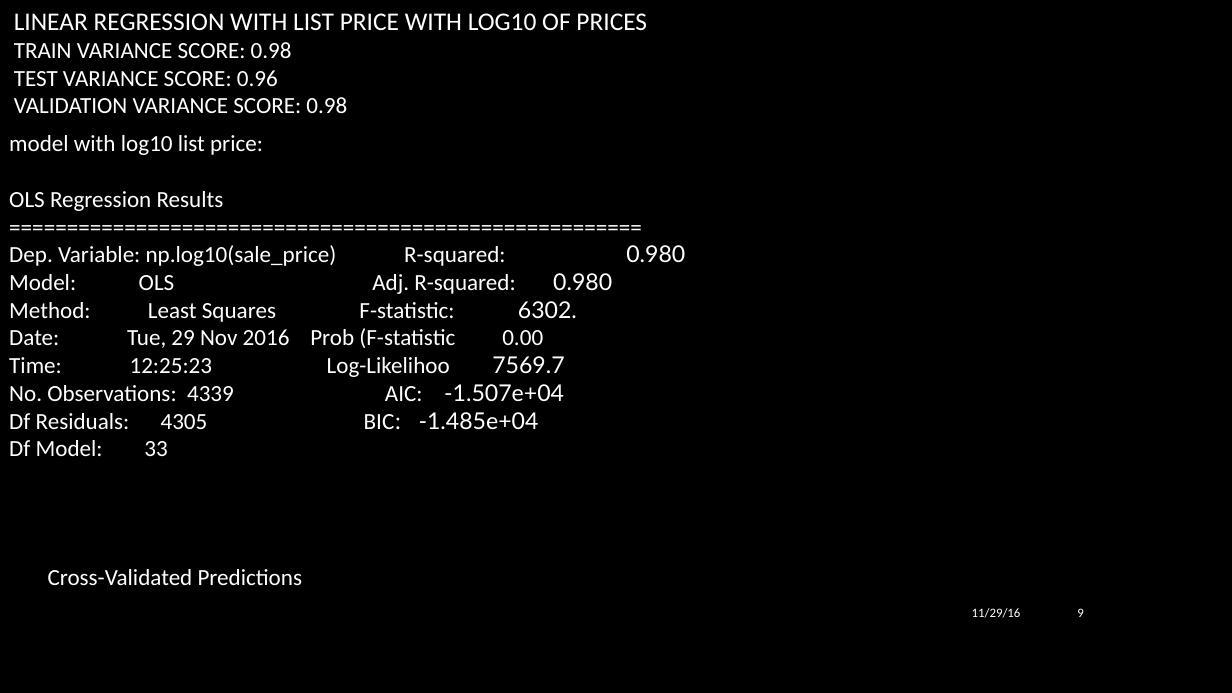
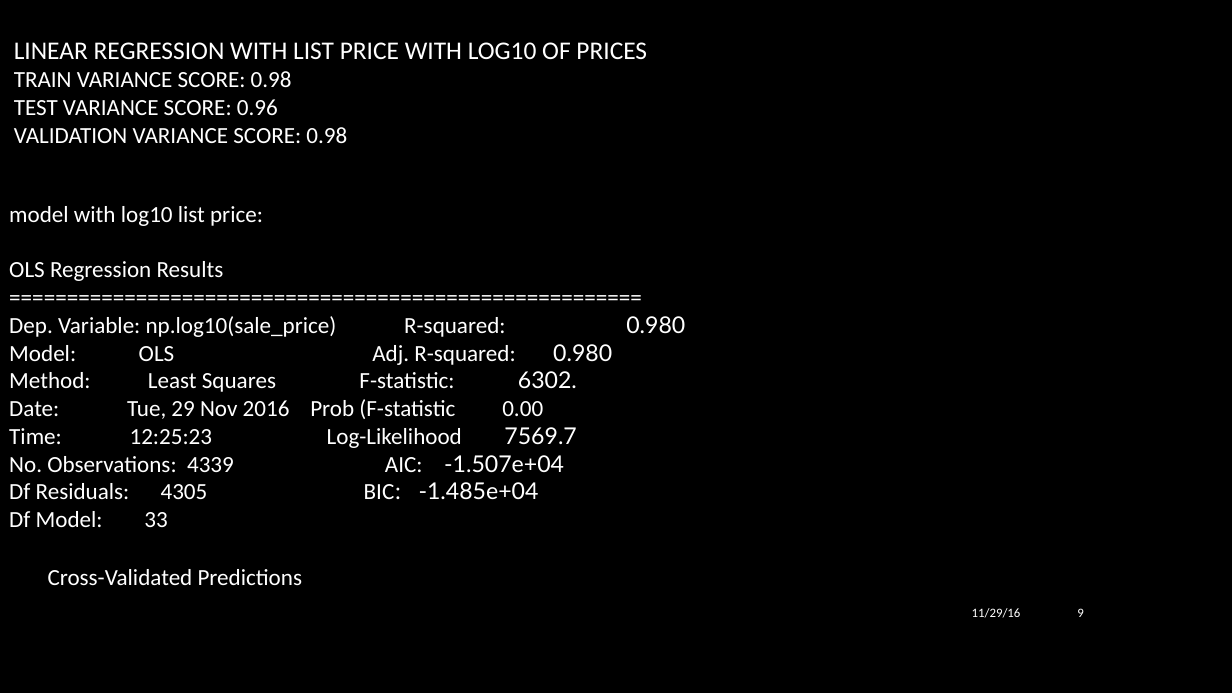
Before and after one commit to drakulic/Capstone, a slide deck: slide 9 of George Drakulic Presentation.pptx. Drawn at 1232x693 pixels with LibreOffice and Linux fonts; fonts in the diff are those of the drawing; background and template pictures are left out. Boxes give left, top, right and bottom in pixels: in the first picture for what was removed or moved away, otherwise in the second. Text is boxed around its words. In the diff, an @@ line names an element or a change of style, - is before the commit and + after.

```diff
--- a/George Drakulic Presentation.pptx
+++ b/George Drakulic Presentation.pptx
@@ title "LINEAR REGRESSION WITH LIST PRICE ...": place and size @@
-title "LINEAR REGRESSION WITH LIST PRICE ..." at (14, 13, 647, 113)
+title "LINEAR REGRESSION WITH LIST PRICE ..." at (14, 42, 647, 143)
@@ text "model with log10 list price:": place and size @@
-text "model with log10 list price:" at (9, 135, 685, 456)
+text "model with log10 list price:" at (9, 206, 685, 527)
@@ text at (9, 427, 576, 448): text changed @@
-Time: 12:25:23 Log-Likelihoo 7569.7
+Time: 12:25:23 Log-Likelihood 7569.7
```
Also in this commit, not shown: 7 other slides changed, 30 other files.
